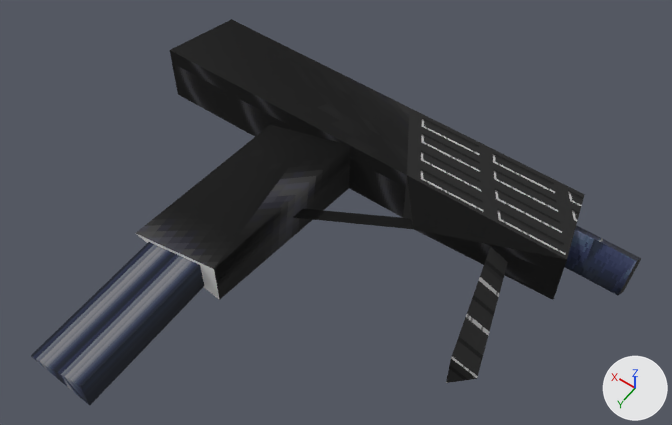
An edit to the glTF model native/assets/weapons/pd/09-cmp150-tp.glb, drawn before and after from the same camera.
One viewpoint serves both versions: a camera (50 mm lens) standing at (-363.0, 311.0, 525.0) and looking at (-126.0, -20.0, 5.0). Every picture has the same lights, and +X, +Y and +Z are marked at lower right. The first picture is the older version. Vertices at exactly the same position are counted once.

The first picture shows 'gun'.
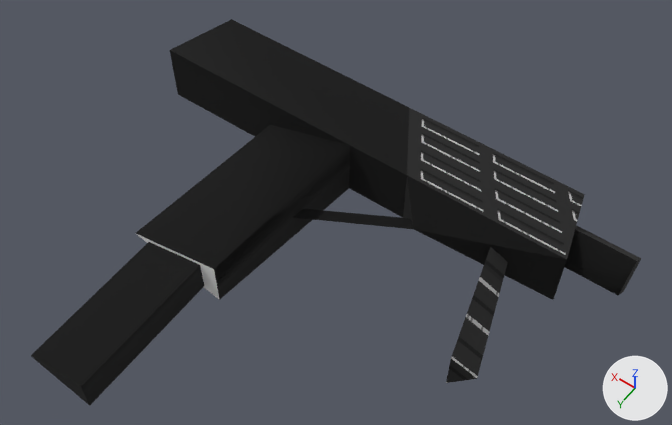
Diff of the bpy script that builds the scene:
```diff
--- a/native/assets/weapons/pd/09-cmp150-tp.glb.py
+++ b/native/assets/weapons/pd/09-cmp150-tp.glb.py
@@ mat_tex0386_32x32_cullbothenvmappingtexscales0_031250texscalet0_031250 @@
+mat_tex0386_32x32_cullbothenvmappingtexscales0_031250texscalet0_031250 = bpy.data.materials.new('tex0386_32x32_CullBothEnvMappingTexScaleS0.031250TexScaleT0.031250')
+# colours: black #000000, mixed with the vertex colours
+# uses the picture img_image_1
@@ mat_tex0323_32x32_cullbothenvmappingtexscales0_031250texscalet0_031250 @@
+mat_tex0323_32x32_cullbothenvmappingtexscales0_031250texscalet0_031250 = bpy.data.materials.new('tex0323_32x32_CullBothEnvMappingTexScaleS0.031250TexScaleT0.031250')
+# colours: black #000000, mixed with the vertex colours
+# uses the picture img_image_2
@@ me_chrcmp150_bin @@
 me_chrcmp150_bin.from_pydata(...)  # 42 vertices, 53 faces; spans x -317.0..80.0, y -139.0..181.0, z -42.0..8.0
 # used by ob_gun; location = (0.0, 0.0, 0.0)
+# me_chrcmp150_bin part 1: all 26 faces that had it switch from mat_tex02_32x32 to mat_tex0386_32x32_cullbothenvmappingtexscales0_031250texscalet0_031250
+# me_chrcmp150_bin part 2: all 15 faces that had it switch from mat_tex03_32x32 to mat_tex0323_32x32_cullbothenvmappingtexscales0_031250texscalet0_031250
 me_chrcmp150_bin.materials.append(mat_tex01_32x32)
```

Location of each change, (x1, y1, x2, y2) in pixels of the pictures (672 x 425 px):
part 1 of me_chrcmp150_bin, recoloured: (136, 61, 640, 295) in both
part 2 of me_chrcmp150_bin, recoloured: (31, 226, 640, 405) in both
